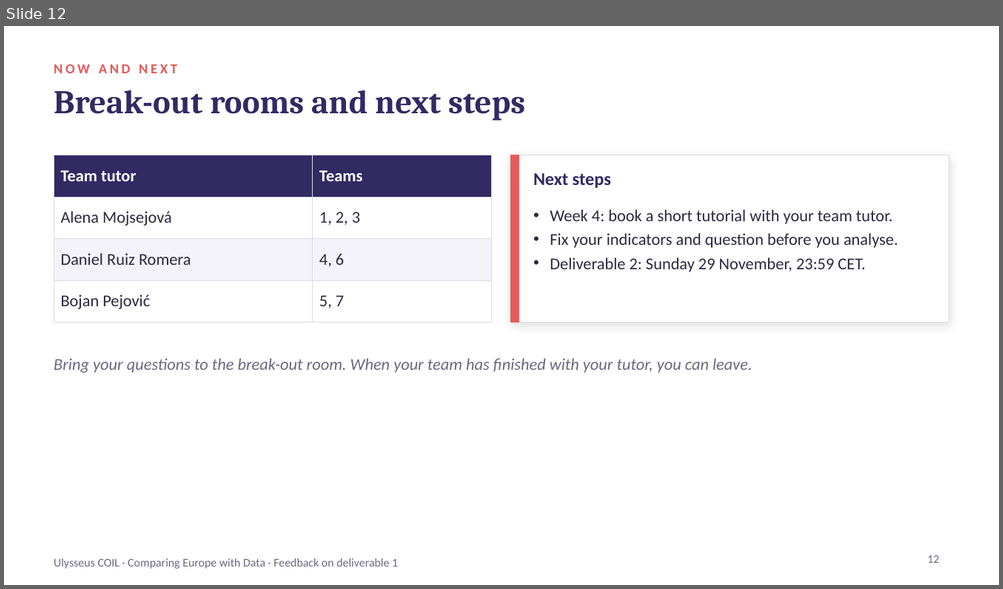
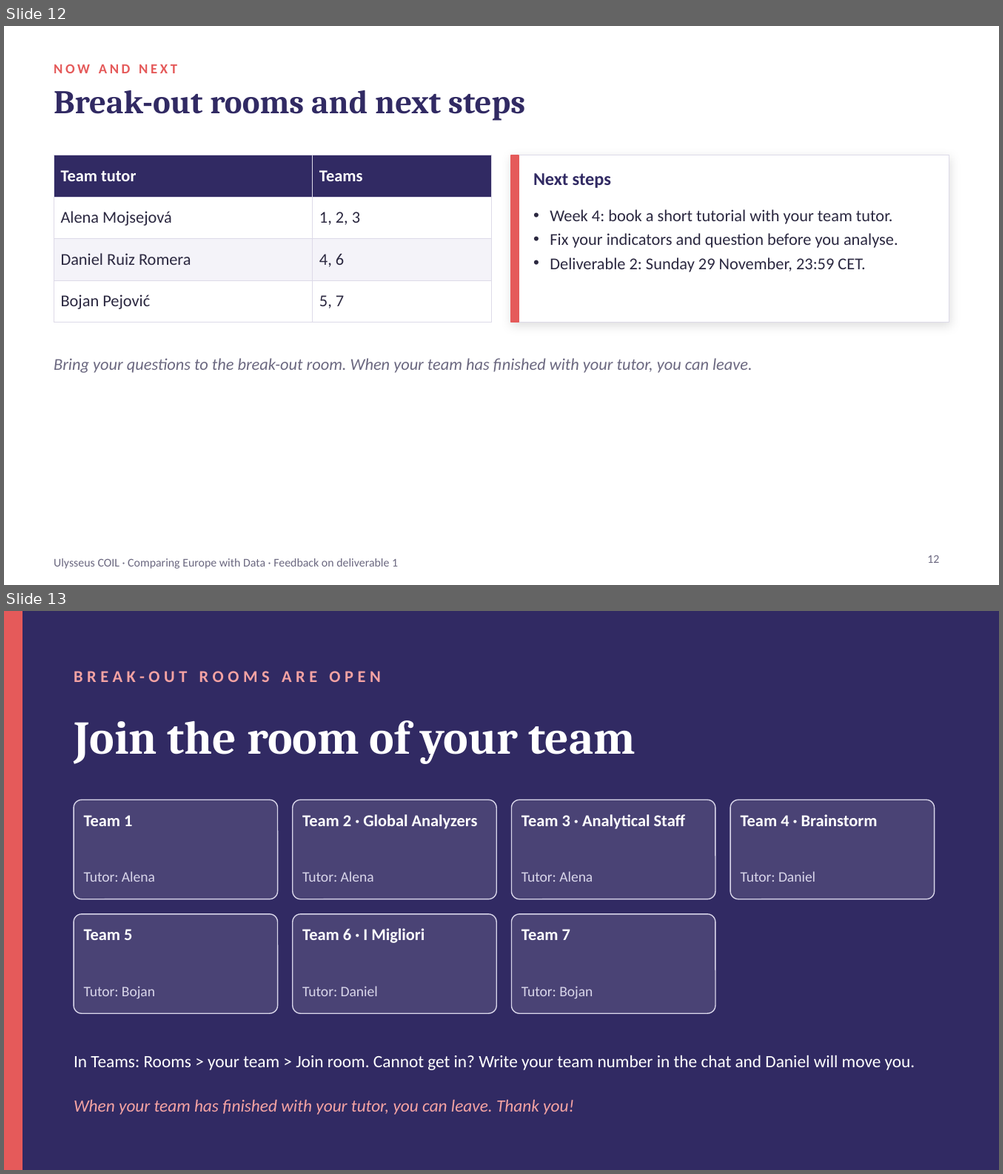
Before and after one commit to coil-europe/coil-europe.github.io, a slide deck: docs/slides/COIL_2_feedback_deliverable1.pptx. Shown one above the other, each under a label of ours: slide 12 before the commit, slides 12 and 13 after it. The pictures are 1003x589 and 1003x1174 pixels, drawn with LibreOffice and Linux fonts; fonts in the diff are those of the drawing. Boxes give left, top, right and bottom in pixels: in the first picture for what was removed or moved away, otherwise in the second. Text is boxed around its words. In the diff, an @@ line names an element or a change of style, - is before the commit and + after.

```diff
--- a/docs/slides/COIL_2_feedback_deliverable1.pptx
+++ b/docs/slides/COIL_2_feedback_deliverable1.pptx
@@ slide 13 added at (4, 611, 999, 1170), background #312A63 @@
@@ rectangle added at (4, 611, 22, 1170), fill #E55A5A, outline #E55A5A 1 pt @@
@@ text added at (74, 671, 380, 682), 12 pt, text #F5A3A3, bold @@
+BREAK-OUT ROOMS ARE OPEN
@@ text added at (74, 721, 636, 764), 34 pt, text #FFFFFF, bold @@
+Join the room of your team
@@ rounded rectangle added at (74, 800, 278, 900), fill #FFFFFF at 12% opacity, outline #D9D6EA 0.75 pt @@
@@ rounded rectangle added at (293, 800, 496, 900), fill #FFFFFF at 12% opacity, outline #D9D6EA 0.75 pt @@
@@ rounded rectangle added at (511, 800, 715, 900), fill #FFFFFF at 12% opacity, outline #D9D6EA 0.75 pt @@
@@ rounded rectangle added at (730, 800, 934, 900), fill #FFFFFF at 12% opacity, outline #D9D6EA 0.75 pt @@
@@ text added at (84, 815, 132, 826), 12 pt, text #FFFFFF, bold @@
+Team 1
@@ text added at (302, 815, 478, 829), 12 pt, text #FFFFFF, bold @@
+Team 2 · Global Analyzers
@@ text added at (521, 815, 686, 829), 12 pt, text #FFFFFF, bold @@
+Team 3 · Analytical Staff
@@ text added at (740, 815, 877, 826), 12 pt, text #FFFFFF, bold @@
+Team 4 · Brainstorm
@@ text added at (84, 871, 155, 882), 10.5 pt, text #D9D6EA @@
+Tutor: Alena
@@ text added at (302, 871, 374, 882), 10.5 pt, text #D9D6EA @@
+Tutor: Alena
@@ text added at (521, 871, 592, 882), 10.5 pt, text #D9D6EA @@
+Tutor: Alena
@@ text added at (740, 871, 815, 882), 10.5 pt, text #D9D6EA @@
+Tutor: Daniel
@@ rounded rectangle added at (74, 914, 278, 1014), fill #FFFFFF at 12% opacity, outline #D9D6EA 0.75 pt @@
@@ rounded rectangle added at (293, 914, 496, 1014), fill #FFFFFF at 12% opacity, outline #D9D6EA 0.75 pt @@
@@ rounded rectangle added at (511, 914, 715, 1014), fill #FFFFFF at 12% opacity, outline #D9D6EA 0.75 pt @@
@@ text added at (84, 929, 132, 940), 12 pt, text #FFFFFF, bold @@
+Team 5
@@ text added at (302, 928, 424, 943), 12 pt, text #FFFFFF, bold @@
+Team 6 · I Migliori
@@ text added at (521, 929, 570, 940), 12 pt, text #FFFFFF, bold @@
+Team 7
@@ text added at (84, 986, 155, 999), 10.5 pt, text #D9D6EA @@
+Tutor: Bojan
@@ text added at (302, 986, 378, 997), 10.5 pt, text #D9D6EA @@
+Tutor: Daniel
@@ text added at (521, 986, 592, 999), 10.5 pt, text #D9D6EA @@
+Tutor: Bojan
@@ text added at (74, 1055, 915, 1071), 12.5 pt, text #FFFFFF @@
+In Teams: Rooms > your team > Join room. Cannot get in? Write your team number in the chat and Daniel will move you.
@@ text added at (74, 1100, 574, 1115), 12.5 pt, text #F5A3A3, italic @@
+When your team has finished with your tutor, you can leave. Thank you!
```
Also in this commit, not shown: 1 other file.
